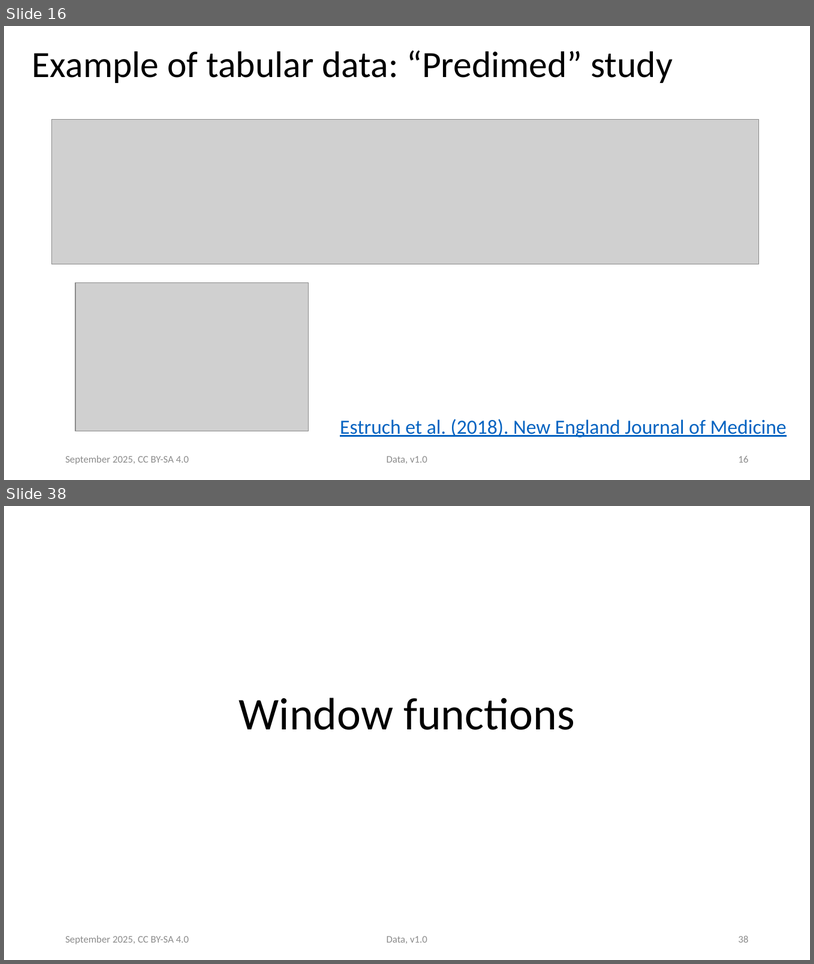
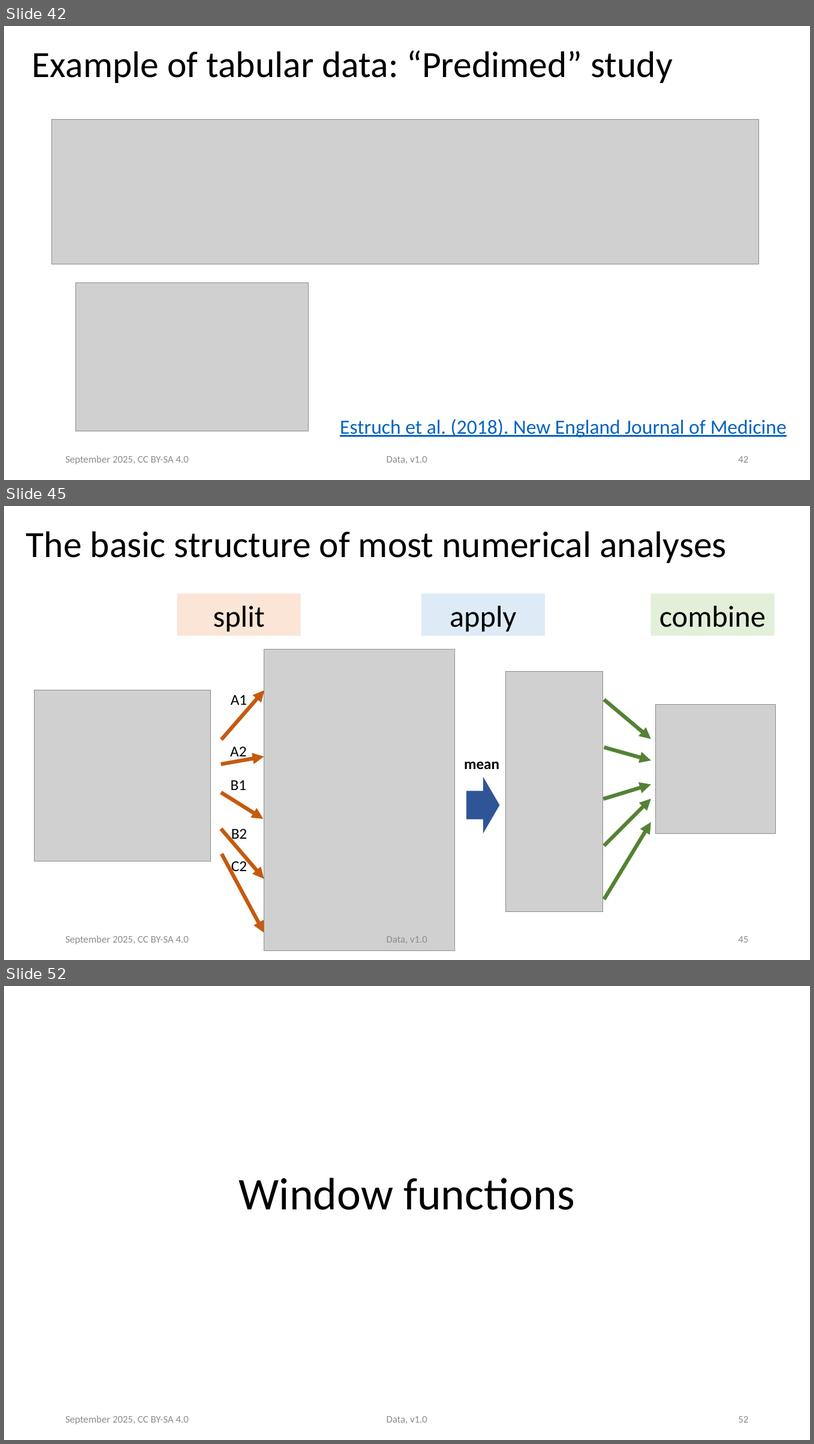
Before and after one commit to ASPP/data_class, a slide deck: tabular_data.pptx. Shown one above the other, each under a label of ours: slides 16 and 38 before the commit, slides 42, 45 and 52 after it; the slides between them are not shown. The pictures are 814x964 and 814x1444 pixels, drawn with LibreOffice and Linux fonts; fonts in the diff are those of the drawing; grey boxes stand for pictures. Boxes give left, top, right and bottom in pixels: in the first picture for what was removed or moved away, otherwise in the second. Text is boxed around its words. In the diff, an @@ line names an element or a change of style, - is before the commit and + after.

Commit message:
changes in the tabular_data pptx, restructuring and idea of new part

```diff
--- a/tabular_data.pptx
+++ b/tabular_data.pptx
@@ slide 45 added at [4,506,810,960], background #FFFFFF @@
@@ title added at [26,531,727,563], 44 pt, text #000000 @@
+The basic structure of most numerical analyses
@@ rectangle added at [177,594,300,636], fill #FBE5D6, 36 pt, text #000000 @@
+split
@@ rectangle added at [422,594,545,636], fill #DEEBF7, 36 pt, text #000000 @@
+apply
@@ rectangle added at [651,594,775,636], fill #E2F0D9, 36 pt, text #000000 @@
+combine
@@ picture added at [264,649,455,950] @@
@@ picture added at [506,671,603,912] @@
@@ picture added at [34,690,210,861] @@
@@ arrow added from (222, 739) to (265, 690), #C55A11 4.5 pt @@
@@ text added at [231,694,247,709], 18 pt, text #000000 @@
+A1
@@ arrow added from (605, 700) to (651, 739), #548235 4.5 pt @@
@@ picture added at [656,705,776,834] @@
@@ arrow added from (221, 764) to (264, 756), #C55A11 4.5 pt @@
@@ text added at [230,746,246,760], 18 pt, text #000000 @@
+A2
@@ arrow added from (605, 747) to (651, 760), #548235 4.5 pt @@
@@ text added at [464,761,500,769], 18 pt, text #000000, bold @@
+mean
@@ arrow added from (221, 792) to (264, 819), #C55A11 4.5 pt @@
@@ text added at [231,780,246,790], 18 pt, text #000000 @@
+B1
@@ right arrow added at [467,777,500,833], fill #2F5597 @@
@@ arrow added from (603, 799) to (651, 784), #548235 4.5 pt @@
@@ arrow added from (605, 846) to (651, 799), #548235 4.5 pt @@
@@ arrow added from (221, 828) to (264, 879), #C55A11 4.5 pt @@
@@ text added at [231,828,247,842], 18 pt, text #000000 @@
+B2
@@ arrow added from (605, 899) to (651, 822), #548235 4.5 pt @@
@@ arrow added from (222, 854) to (264, 933), #C55A11 4.5 pt @@
@@ text added at [231,858,247,874], 18 pt, text #000000 @@
+C2
@@ text added at [65,935,189,944], 12 pt, text #8B8B8B @@
+September 2025, CC BY-SA 4.0
@@ text added at [387,936,428,943], 12 pt, text #8B8B8B @@
+Data, v1.0
@@ page number added at [738,936,749,942], 12 pt, text #8B8B8B @@
+45
@@ what was slide 16 is now slide 42 @@
@@ page number at [738,456,749,462]: text changed @@
-16
+42
@@ what was slide 38 is now slide 52 @@
@@ page number at [738,1416,749,1422]: text changed @@
-38
+52
```
Also in this commit, not shown: 22 slides changed, 11 other slides added, 2 slides removed.
